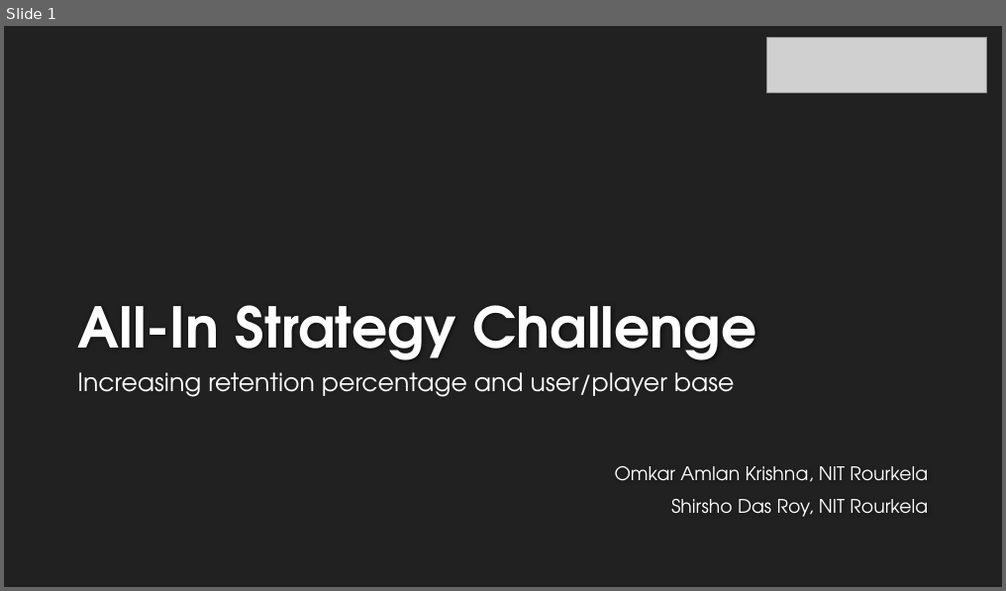
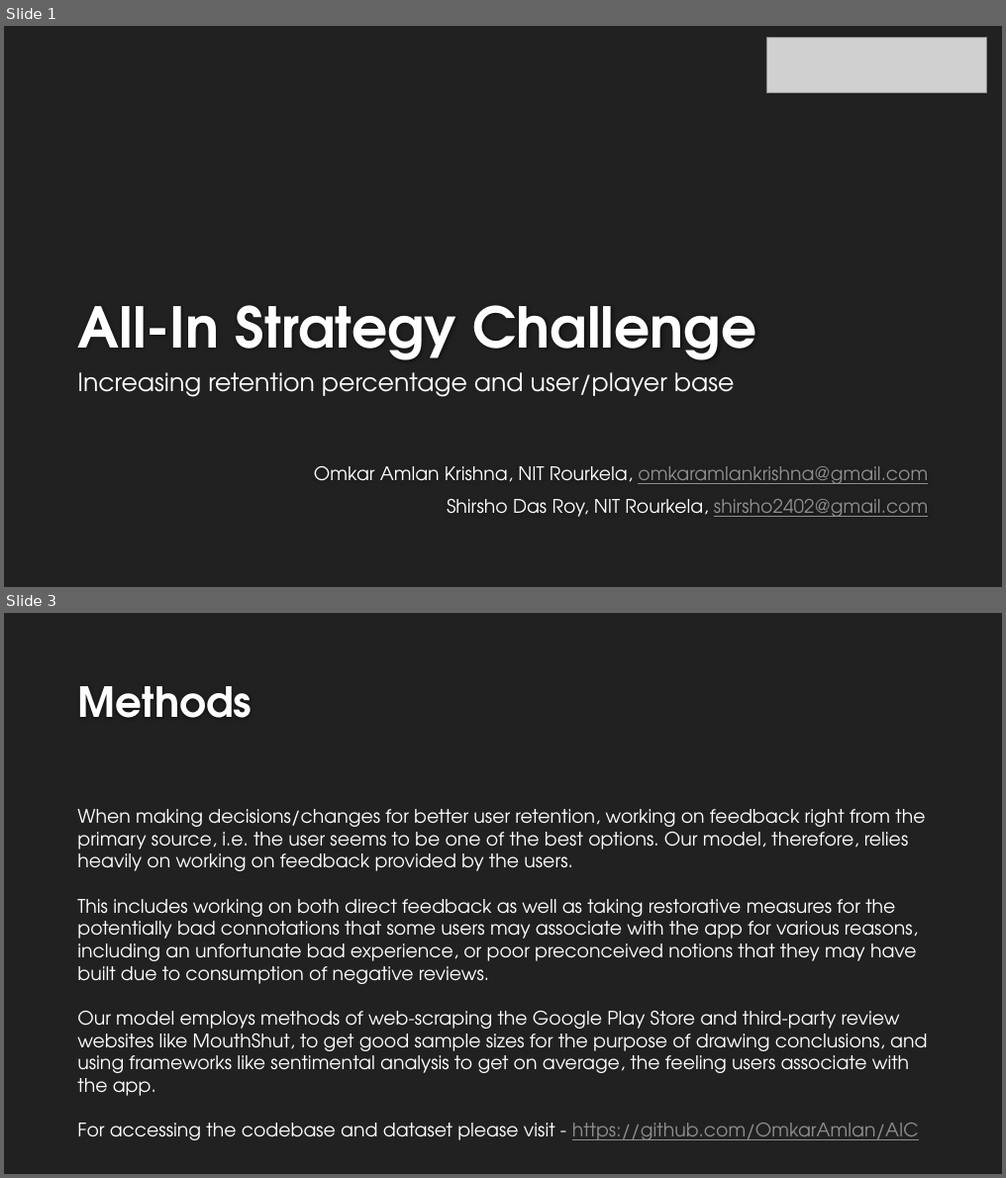
Before and after one commit to OmkarAmlan/AIC, a slide deck: All-In Strategy Challenge.pptx. Shown one above the other, each under a label of ours: slide 1 before the commit, slides 1 and 3 after it; the slides between them are not shown. The pictures are 1006x591 and 1006x1178 pixels, drawn with LibreOffice and Linux fonts; fonts in the diff are those of the drawing; grey boxes stand for pictures; background and template pictures are left out. Boxes give left, top, right and bottom in pixels: in the first picture for what was removed or moved away, otherwise in the second. Text is boxed around its words. In the diff, an @@ line names an element or a change of style, - is before the commit and + after.

```diff
--- a/All-In Strategy Challenge.pptx
+++ b/All-In Strategy Challenge.pptx
@@ slide 3 added at bbox=[4, 613, 1002, 1174], background #212121 @@
@@ title added at bbox=[78, 686, 252, 718], 40 pt, text #FEFEFE, bold @@
+Methods
@@ text added at bbox=[77, 809, 927, 1141], 18 pt, text #FFFFFF @@
+When making decisions/changes for better user retention, working on feedback right from the primary source, i.e. the user seems to be one of the best options. Our model, therefore, relies heavily on working on feedback provided by the users.
+This includes working on both direct feedback as well as taking restorative measures for the potentially bad connotations that some users may associate with the app for various reasons, including an unfortunate bad experience, or poor preconceived notions that they may have built due to consumption of negative reviews.
+Our model employs methods of web-scraping the Google Play Store and third-party review websites like MouthShut, to get good sample sizes for the purpose of drawing conclusions, and using frameworks like sentimental analysis to get on average, the feeling users associate with the app.
+For accessing the codebase and dataset please visit - https://github.com/OmkarAmlan/AIC
@@ slide 1 changed as well @@
@@ subtitle at bbox=[314, 467, 928, 517]: text changed @@
-Omkar Amlan Krishna, NIT Rourkela
-Shirsho Das Roy, NIT Rourkela
+Omkar Amlan Krishna, NIT Rourkela, omkaramlankrishna@gmail.com
+Shirsho Das Roy, NIT Rourkela, shirsho2402@gmail.com
```
Also in this commit, not shown: 8 other slides added, 2 other files.
